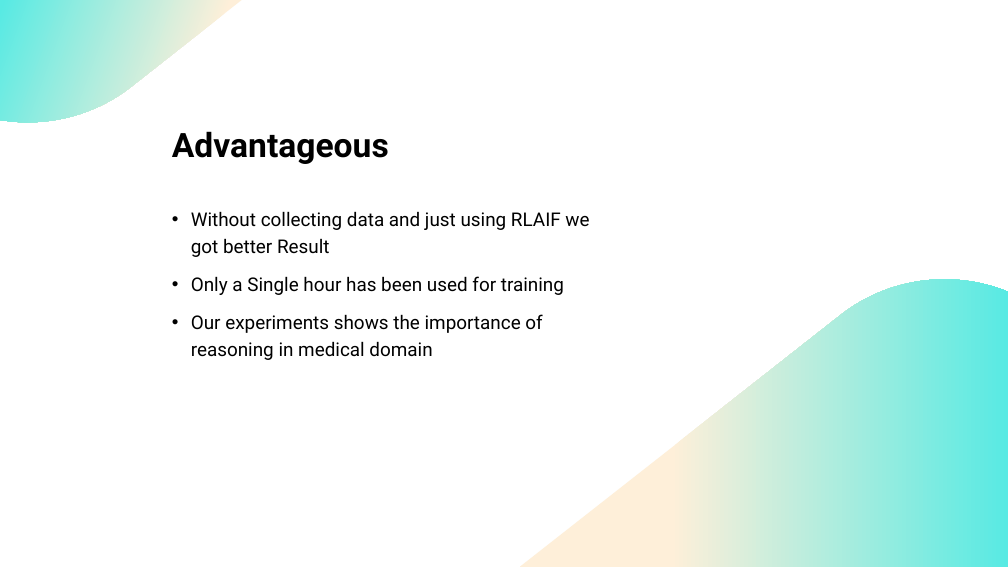
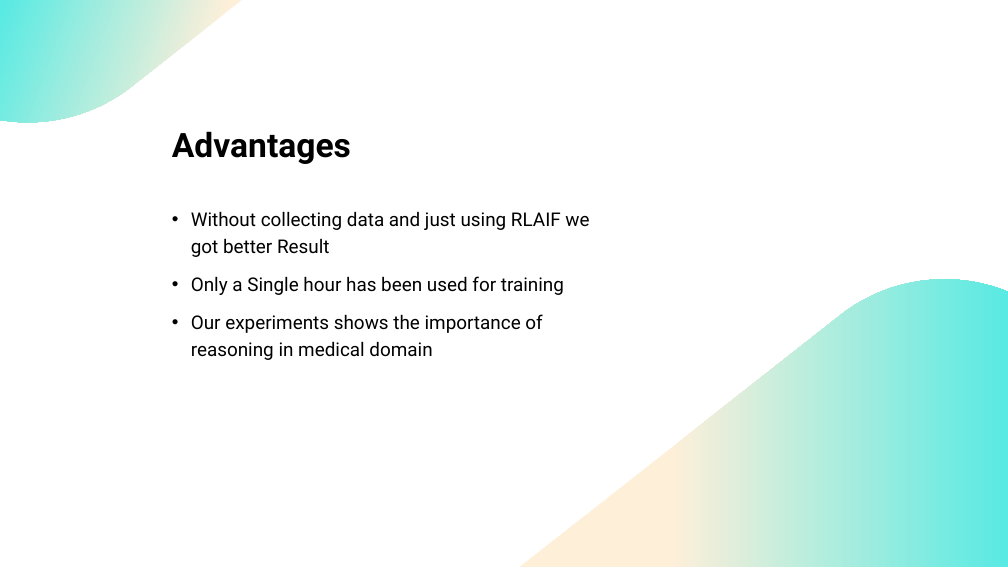
Before and after one commit to Mehrdadghassabi/Gaokerena-R, a slide deck: slide 16 of assets/thesis_documents/presentaion/Presentation 10.pptx (slide 13 before the commit). Drawn at 1008x567 pixels with LibreOffice and Linux fonts; fonts in the diff are those of the drawing. Boxes give left, top, right and bottom in pixels: in the first picture for what was removed or moved away, otherwise in the second. Text is boxed around its words. In the diff, an @@ line names an element or a change of style, - is before the commit and + after.

```diff
--- a/assets/thesis_documents/presentaion/Presentation 10.pptx
+++ b/assets/thesis_documents/presentaion/Presentation 10.pptx
@@ title at [172, 131, 351, 164]: text changed @@
-Advantageous
+Advantages
```
Also in this commit, not shown: 8 other slides changed, 5 slides added, 1 other file.
